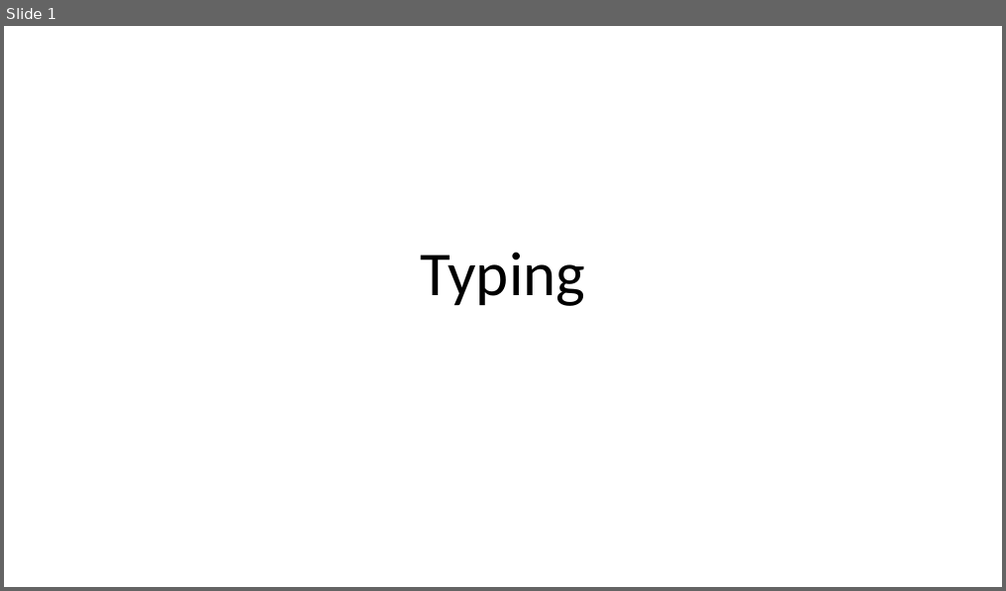
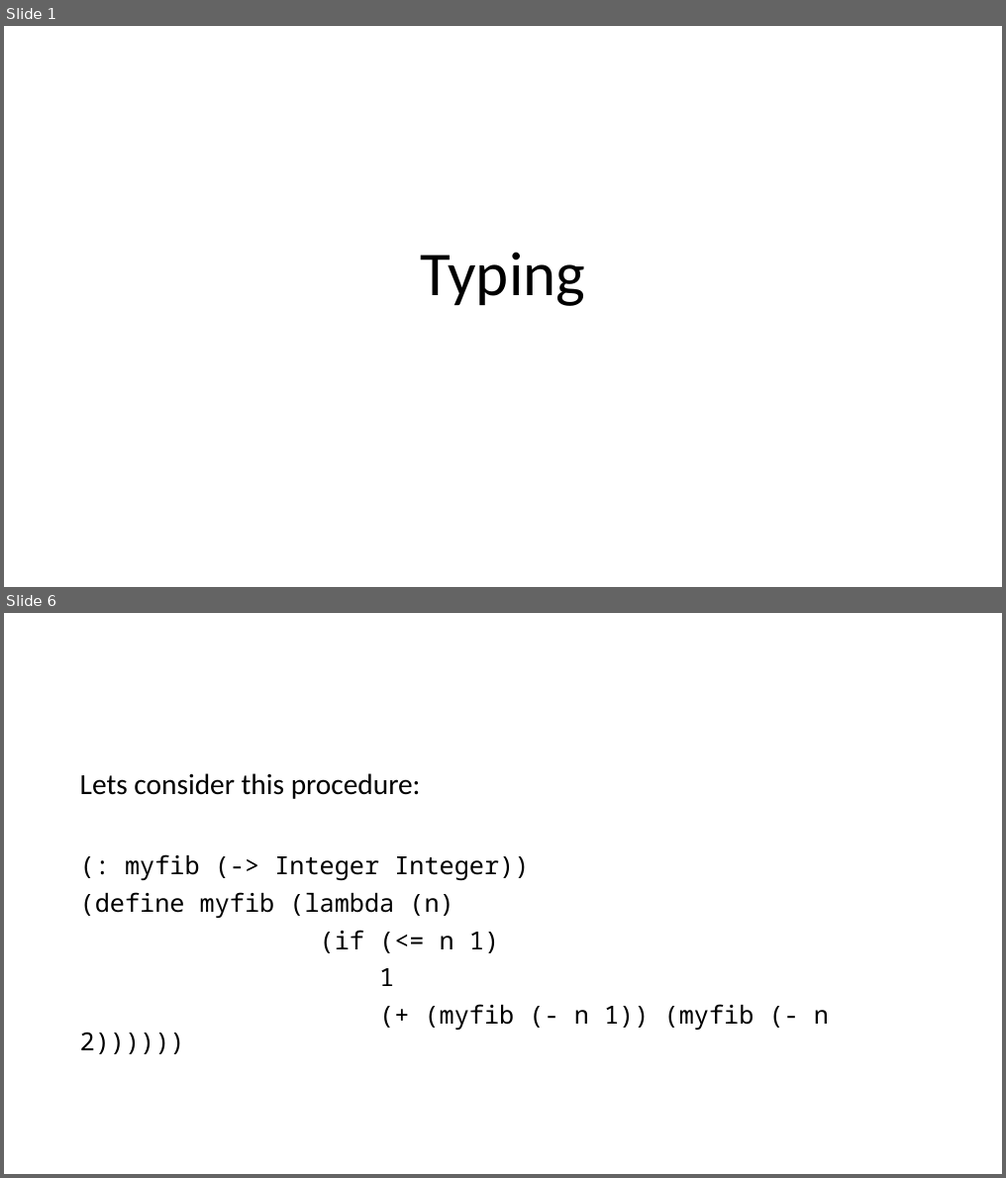
Before and after one commit to RHIT-CSSE/csse304, a slide deck: ClassMaterials/Typing/Typing.pptx. Shown one above the other, each under a label of ours: slide 1 before the commit, slides 1 and 6 after it; the slides between them are not shown. The pictures are 1006x591 and 1006x1178 pixels, drawn with LibreOffice and Linux fonts; fonts in the diff are those of the drawing. Boxes give left, top, right and bottom in pixels: in the first picture for what was removed or moved away, otherwise in the second. Text is boxed around its words. In the diff, an @@ line names an element or a change of style, - is before the commit and + after.

```diff
--- a/ClassMaterials/Typing/Typing.pptx
+++ b/ClassMaterials/Typing/Typing.pptx
@@ slide 6 added at (4, 613, 1002, 1174), background #FFFFFF @@
@@ text added at (80, 773, 829, 1055), 24 pt, text #000000 @@
+Lets consider this procedure:
+(: myfib (-> Integer Integer))
+(define myfib (lambda (n)
+(if (<= n 1)
+1
+(+ (myfib (- n 1)) (myfib (- n 2))))))
```
Also in this commit, not shown: 7 slides changed.
